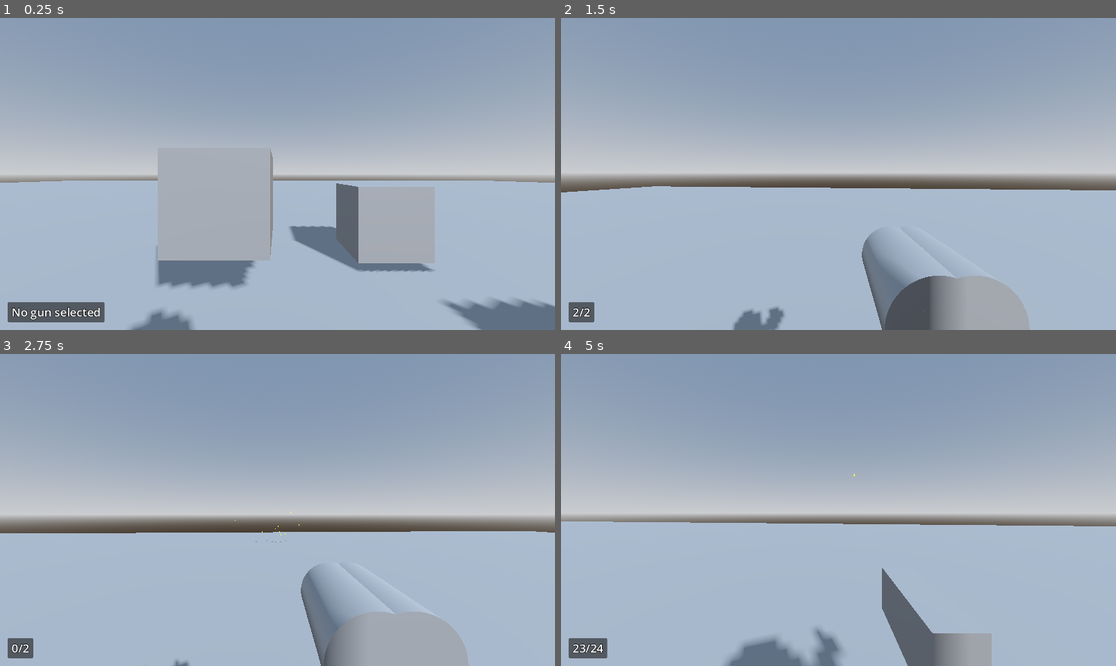
Above: before the commit, frames 1-4 (two rows, left to right).
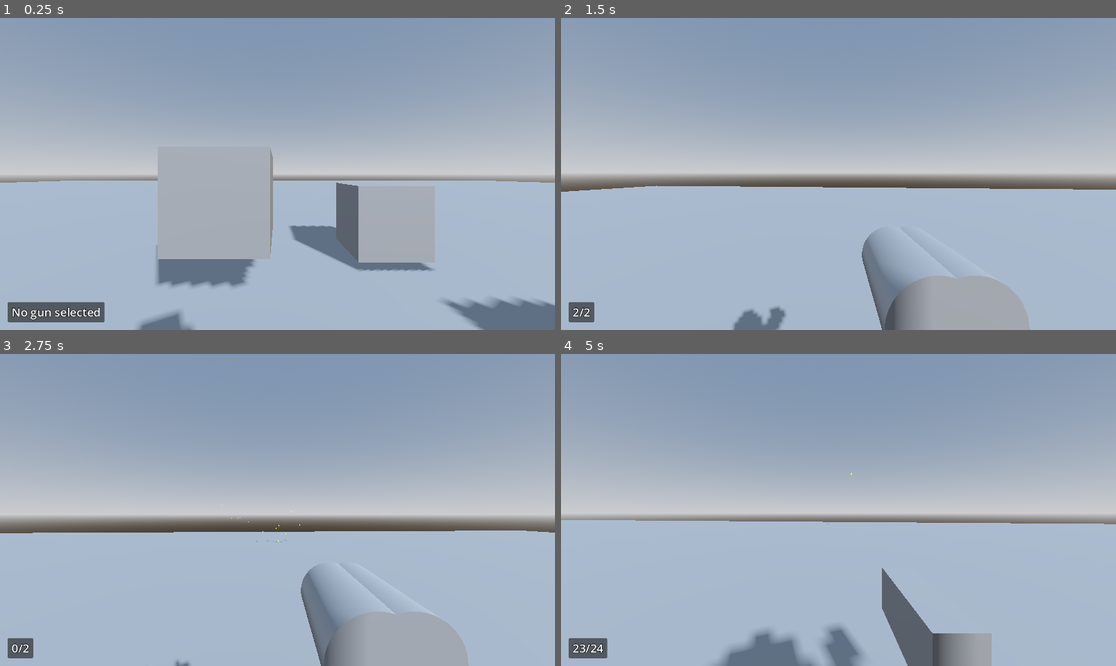
Above: after the commit, the same moments.

Repository: lel-game/TheBestGameYouEverImagined
Game: Godot game, scene res://Scenes/test_place.tscn
Same seed, same stepped clock (60 frames per second), same inputs: the game is played once before the commit and once after it.
Inputs (mouse positions are in pixels of both pictures, inside the frame that each line leads up to):
- Up to frame 1 (0.25 s): no input
- Up to frame 2 (1.5 s): tap Enter at 0.5 s; move the mouse to (866, 174) at 0.52 s; hold W (move_forward) from 0.53 s (still down); tap 1 (1) at 0.6 s; tap Space (jump) at 0.77, 1.07 s; tap 3 (3) at 0.8, 1.35 s; move the mouse to (810, 174) at 1.27 s
- Up to frame 3 (2.75 s): keep holding W (move_forward); tap Space (jump) at 1.52, 1.82, 2.3 s; click (249, 510) at 1.55 s; move the mouse to (288, 503) at 2.02 s; press the mouse at (288, 503) at 2.03 s
- Up to frame 4 (5 s): keep holding W (move_forward); move the mouse to (832, 516) at 2.77 s; release the mouse at (832, 516) at 2.78 s; tap Space (jump) at 2.85, 3.02, 3.32, 3.77, 4.07, 4.52, 4.82 s; tap 1 (1) at 3.05, 3.6 s; move the mouse to (877, 513) at 3.52 s; tap 3 (3) at 3.8 s; tap R (Reload) at 4.15 s; move the mouse to (794, 506) at 4.27 s; tap 2 (2) at 4.35 s; click (794, 506) at 4.55 s

The runs differ from the first frame. In frame 1, 0.4% of the frame differs, in the area x 3-100%, y 41-100%; in frame 2, 1.7%; in frame 3, 0.2%; in frame 4, 1.9%, in the area x 0-100%, y 38-100%.

Commit message:
Movement + fix
Made the movement alot more comfortable and fixed the endless barage of debugger prompts while running the game when no gun is selected due to the child not being found every frame. (made some code more legable too)

Diff:
--- a/Game/wavedefensenightlysurviveorso/Scenes/ammo_ui.gd
+++ b/Game/wavedefensenightlysurviveorso/Scenes/ammo_ui.gd
@@ -1,13 +1,29 @@
 extends Control
 
-@export var ammo_lbl:Label
-@export var weapon_holder:WeaponHolder
-var gun
+@export var ammo_lbl: Label
+@export var weapon_holder: WeaponHolder
+
+#S Made some stuff more clear for better code interpretation
+
+#S == lelgame
+#D == DiDCool
+#J == Jim
 
 func _process(delta):
-	var gun = (weapon_holder.get_child(0) as BaseWeaponManager)
-	if weapon_holder.get_child(0) != null:
-		ammo_lbl.text = str(gun.gun_data.current_ammo) + "/" + str(gun.gun_data.magazine_size)
+	#S Check if there are any children in weapon_holder
+	if weapon_holder.get_child_count() > 0:
+		#S Access the first child, which is expected to be the gun
+		var gun = weapon_holder.get_child(0) as BaseWeaponManager
+
+		if gun != null:
+			#S Update the ammo label if a gun is found
+			ammo_lbl.text = str(gun.gun_data.current_ammo) + "/" + str(gun.gun_data.magazine_size)
+			ammo_lbl.visible = true
+		else:
+			#S If the gun is null (unexpected), display no gun selected message
+			ammo_lbl.text = "No gun selected"
+			ammo_lbl.visible = true
+	else:
+		#S If no children exist in weapon_holder, show no gun selected message
+		ammo_lbl.text = "No gun selected"
 		ammo_lbl.visible = true
-	else:
-		ammo_lbl.text = "No gun selected"
--- a/Game/wavedefensenightlysurviveorso/Scripts/player.gd
+++ b/Game/wavedefensenightlysurviveorso/Scripts/player.gd
@@ -1,19 +1,25 @@
 extends CharacterBody3D
 
-#L == lelgame
+#S == lelgame
 #D == DiDCool
 #J == Jim
 
 #S ===== VARIABLES =====
 @export var move_speed: float = 5.0
 @export var jump_velocity: float = 6.0
-@export var gravity: float = 9.8
+@export var gravity: float = 10.1
 @export var mouse_sensitivity: float = 0.002
+@export var acceleration: float = 10.0
+@export var friction: float = 8.0
+@export var air_control: float = 0.05
 var camera_x_rotation: float = 0.0
 var esc_cooldown: float = 0.3
 var esc_timer: float = 0.0
+var current_speed: Vector3 = Vector3.ZERO
 
 @onready var head = $Head
+@onready var pivot = $Head/CameraPivot
+@onready var camera = $Head/CameraPivot/Camera3D
 #S ===== END OF VARIABLES =====
 
 #S self explanatory
@@ -23,10 +29,12 @@
 func _input(event):
 	if get_tree().paused == false:
 		if event is InputEventMouseMotion:
+			#S Rotate the character and camera based on mouse movement
 			rotate_y(-event.relative.x * mouse_sensitivity)
 			camera_x_rotation = clamp(camera_x_rotation - event.relative.y * mouse_sensitivity, deg_to_rad(-90), deg_to_rad(90))
 			head.rotation.x = camera_x_rotation
 
+	#S Toggle pause and mouse visibility
 	if event is InputEventKey and event.pressed and event.keycode == KEY_ESCAPE:
 		if get_tree().paused:
 			get_tree().paused = false
@@ -39,6 +47,7 @@
 	if get_tree().paused == false:
 		var input_dir = Vector3.ZERO
 
+		#S Determine the direction of movement based on input
 		if Input.is_action_pressed("move_forward"):
 			input_dir.z -= 1
 		if Input.is_action_pressed("move_backward"):
@@ -51,9 +60,20 @@
 		input_dir = input_dir.normalized()
 		var direction = (global_transform.basis * input_dir).normalized()
 
-		velocity.x = direction.x * move_speed
-		velocity.z = direction.z * move_speed
+		#S Apply acceleration and friction
+		if is_on_floor():
+			current_speed = current_speed.lerp(direction * move_speed, acceleration * delta)
+			if input_dir == Vector3.ZERO:
+				current_speed = current_speed.lerp(Vector3.ZERO, friction * delta)
+		else:
+			#S Air control
+			current_speed.x = lerp(current_speed.x, direction.x * move_speed, air_control)
+			current_speed.z = lerp(current_speed.z, direction.z * move_speed, air_control)
 
+		velocity.x = current_speed.x
+		velocity.z = current_speed.z
+
+		#S Apply gravity and handle jumping
 		if not is_on_floor():
 			velocity.y -= gravity * delta
 		else:
--- a/Game/wavedefensenightlysurviveorso/Scripts/single_shot_component.gd
+++ b/Game/wavedefensenightlysurviveorso/Scripts/single_shot_component.gd
@@ -1,27 +1,35 @@
 extends Node
 class_name ShotComponent
 
+#S == lelgame
+#D == DiDCool
+#J == Jim
+
 var cooldown = 0.0
-@export_enum("Single","Auto") var firing_type
-@export var weapon_manager:BaseWeaponManager
-@export var reload_manager:ReloadComponent
+@export_enum("Single", "Auto") var firing_type
+@export var weapon_manager: BaseWeaponManager
+@export var reload_manager: ReloadComponent
 var bullet = preload("res://Scenes/luger/basic_bullet.tscn")
-@export var muzzle_position:Marker3D
+@export var muzzle_position: Marker3D
 
 func shoot():
+	#S Decrease ammo and clamp it to be within valid range
 	weapon_manager.gun_data.current_ammo -= 1
-	weapon_manager.gun_data.current_ammo = clamp(weapon_manager.gun_data.current_ammo,0,weapon_manager.gun_data.magazine_size)
-	#SWAY WEAPON
+	weapon_manager.gun_data.current_ammo = clamp(weapon_manager.gun_data.current_ammo, 0, weapon_manager.gun_data.magazine_size)
+
+	#S Apply weapon sway
 	var sway_amount = deg_to_rad(weapon_manager.gun_data.spread)
-	weapon_manager.rotate_x(randf_range(-sway_amount,sway_amount))
-	weapon_manager.rotate_y(randf_range(-sway_amount,sway_amount))
-	#SPAWN IN BULLET
-	var new_bullet = (bullet.instantiate() as Bullet)
+	weapon_manager.rotate_x(randf_range(-sway_amount, sway_amount))
+	weapon_manager.rotate_y(randf_range(-sway_amount, sway_amount))
+
+	#S Spawn bullet and set its position and direction
+	var new_bullet = bullet.instantiate() as Bullet
 	add_child(new_bullet)
 	new_bullet.global_position = muzzle_position.global_position
 	new_bullet.direction = muzzle_position.global_transform.basis.z
 
 func attempt_shot():
+	#S Check if there is ammo and the weapon is not reloading
 	if weapon_manager.gun_data.current_ammo > 0 and not reload_manager.reloading:
 		shoot()
 	else:
